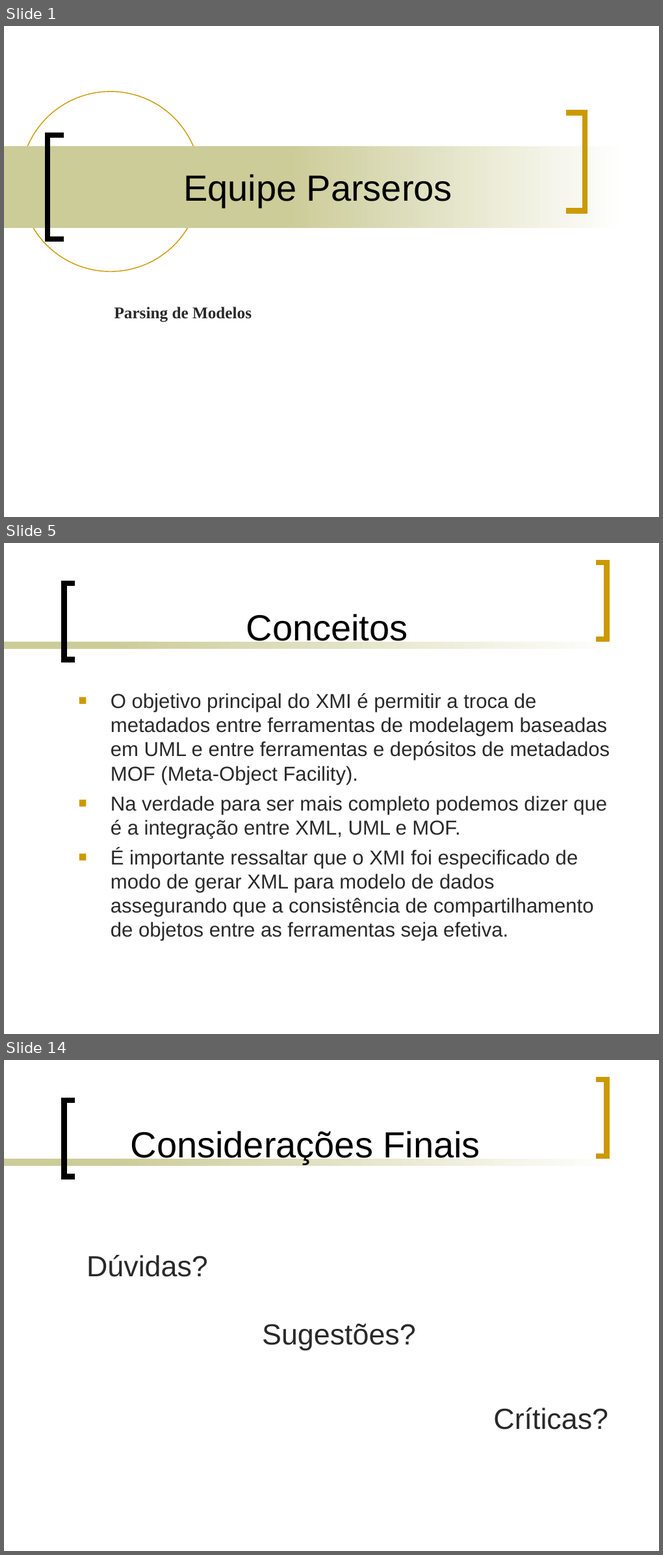
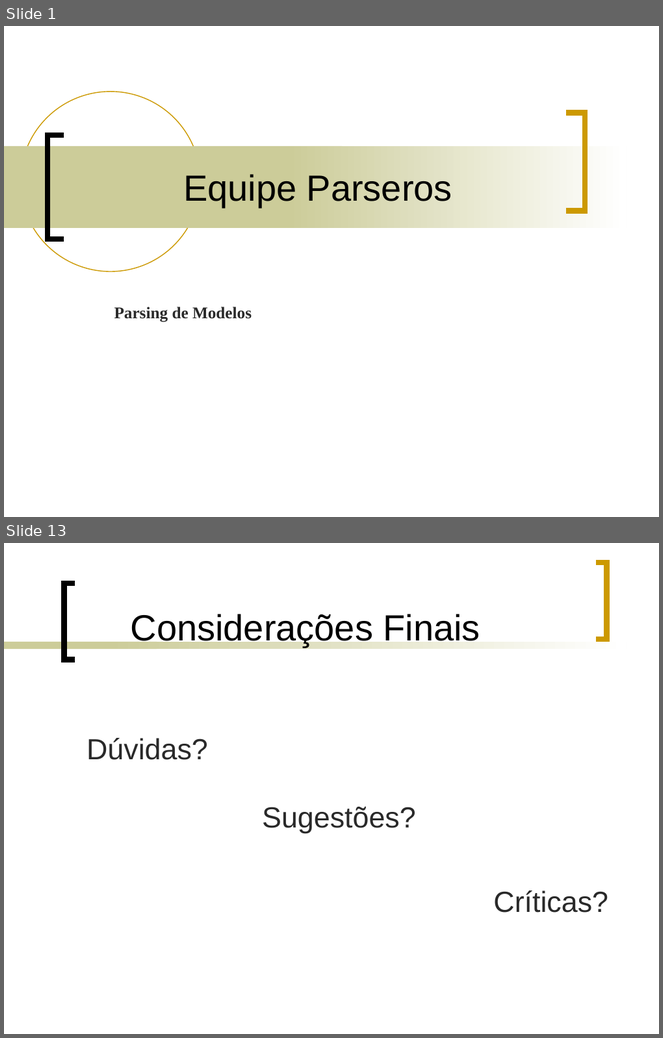
Before and after one commit to ms-uerj/conversoruml, a slide deck: apresentação/Equipe Parseros.ppt. Shown one above the other, each under a label of ours: slides 1, 5 and 14 before the commit, slides 1 and 13 after it; the slides between them are not shown. The pictures are 663x1555 and 663x1038 pixels, drawn with LibreOffice and Linux fonts; fonts in the diff are those of the drawing. Boxes give left, top, right and bottom in pixels: in the first picture for what was removed or moved away, otherwise in the second. Text is boxed around its words. In the diff, an @@ line names an element or a change of style, - is before the commit and + after.

Commit message:
Apresentação atualizada para o 3º seminário.

```diff
--- a/apresentação/Equipe Parseros.ppt
+++ b/apresentação/Equipe Parseros.ppt
@@ slide 5 removed at bbox=[4, 543, 659, 1034], background #FFFFFF; not listed: 4 template elements that a slide beside it also shows @@
@@ title removed at bbox=[246, 614, 408, 646] @@
-Conceitos
@@ text removed at bbox=[111, 693, 610, 941] @@
-■ O objetivo principal do XMI é permitir a troca de metadados entre ferramentas de modelagem baseadas em UML e entre ferramentas e depósitos de metadados MOF (Meta-Object Facility).
-■ Na verdade para ser mais completo podemos dizer que é a integração entre XML, UML e MOF.
-■ É importante ressaltar que o XMI foi especificado de modo de gerar XML para modelo de dados assegurando que a consistência de compartilhamento de objetos entre as ferramentas seja efetiva.
@@ what was slide 14 is now slide 13 @@
```
Also in this commit, not shown: 7 slides changed, 4 slides added, 4 other slides removed.
